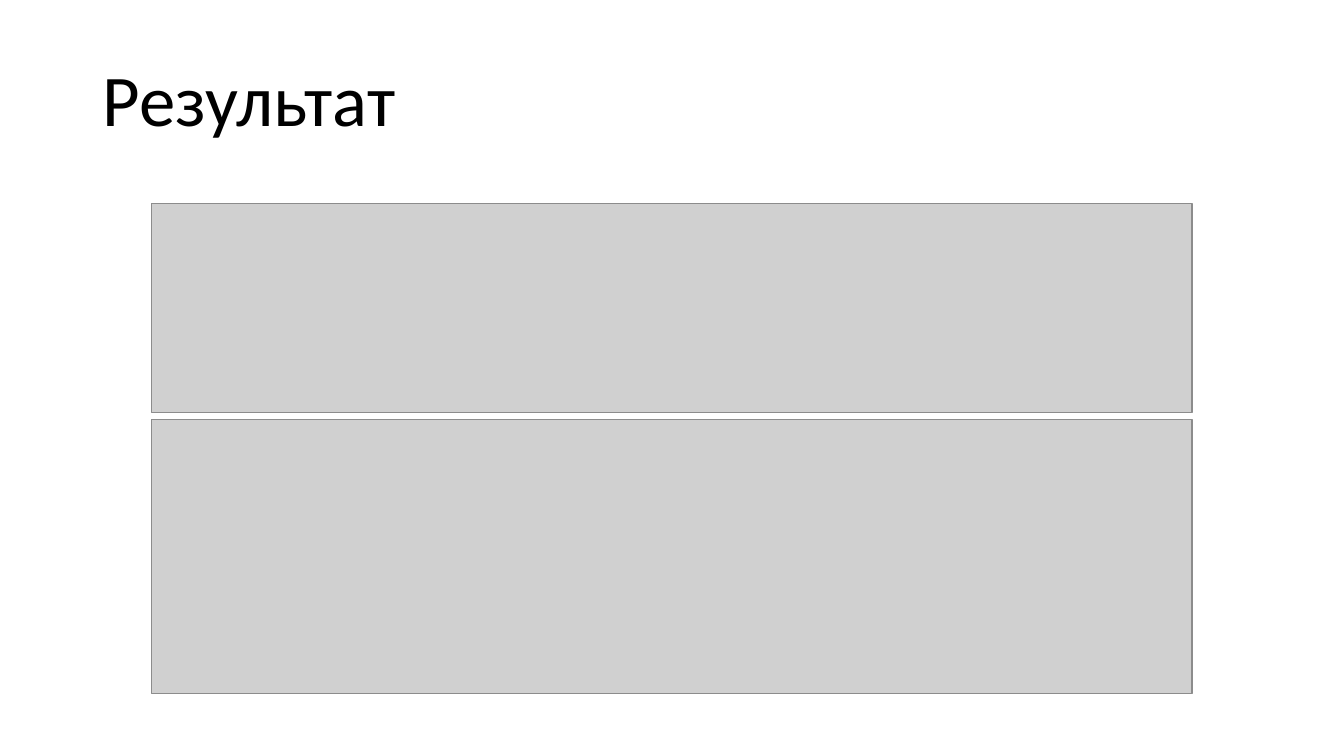
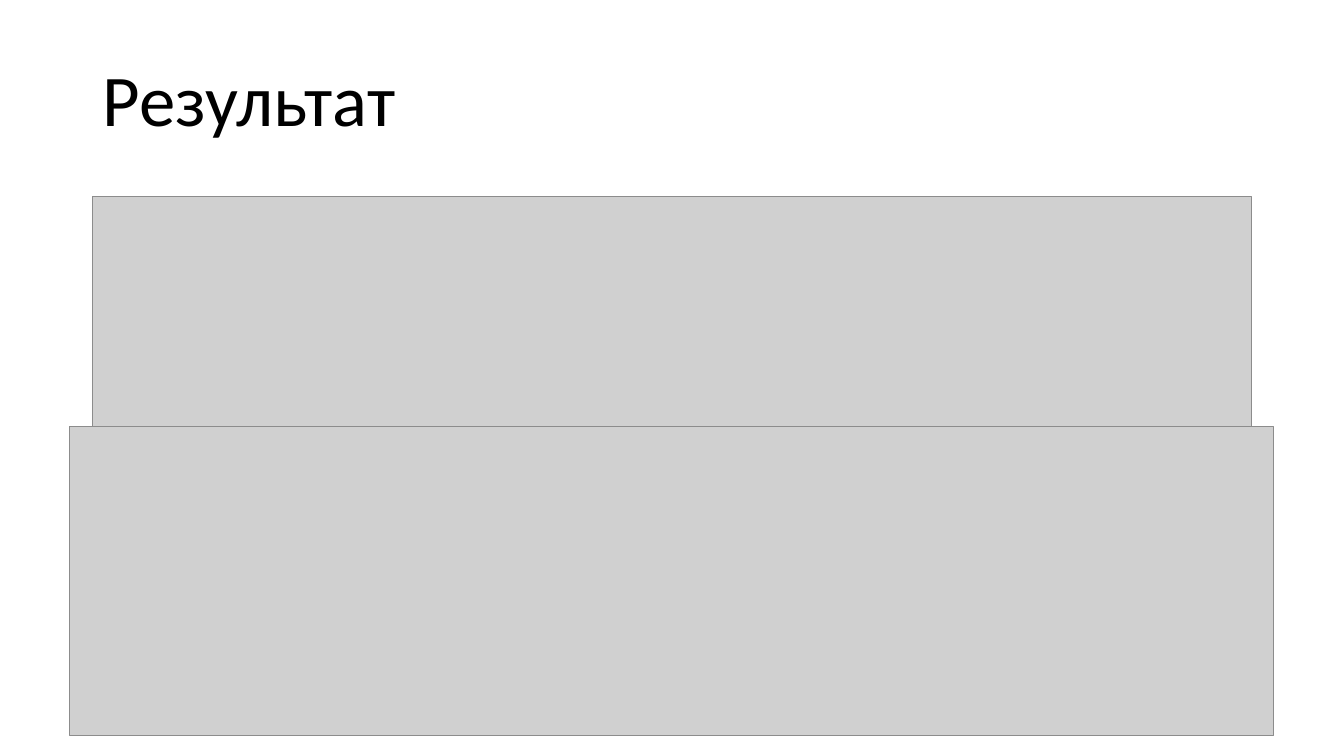
Before and after one commit to kaven96/adv_math_modelling_proj, a slide deck: slide 9 of Оптимальный порядок отправки агрегатов в ремонт.pptx. Drawn at 1344x756 pixels with LibreOffice and Linux fonts; fonts in the diff are those of the drawing; grey boxes stand for pictures. Boxes give left, top, right and bottom in pixels: in the first picture for what was removed or moved away, otherwise in the second. Text is boxed around its words. In the diff, an @@ line names an element or a change of style, - is before the commit and + after.

```diff
--- a/Оптимальный порядок отправки агрегатов в ремонт.pptx
+++ b/Оптимальный порядок отправки агрегатов в ремонт.pptx
@@ picture: place and size @@
-picture at (151,204,1192,412)
+picture at (93,197,1252,445)
@@ picture: place and size @@
-picture at (151,419,1192,694)
+picture at (70,427,1273,736)
```
Also in this commit, not shown: 5 other files.
